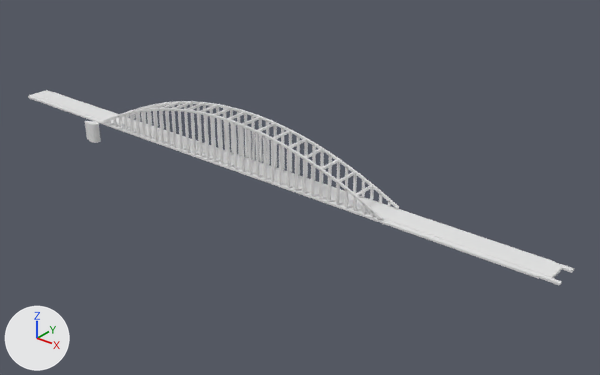
The glTF model models/europoort-rotterdam/europoort-rotterdam-dintelhavenspoorbrug/europoort-rotterdam-dintelhavenspoorbrug.glb as it was, and as the next commit left it.
Before and after are seen from a camera (50 mm lens) standing at (216.0, -231.0, 141.0) and looking at (23.0, 10.0, -8.0). The lights are fixed; the arrows at lower left show +X, +Y and +Z. The picture after the commit comes second. Where no turn or scale is listed for an object, it has been applied to the vertices.

Before the edit, the objects in view are built like this:
```python
me_boog = bpy.data.meshes.new('boog')
me_boog.from_pydata(...)  # 920 vertices, 1380 faces; spans x -81.0..73.0, y 5.0..6.0, z 0.0..21.0
me_boog_2 = bpy.data.meshes.new('boog 2')
me_boog_2.from_pydata(...)  # 920 vertices, 1380 faces; spans x -81.0..73.0, y -6.0..-5.0, z 0.0..21.0
me_dek = bpy.data.meshes.new('dek')
me_dek.from_pydata(...)  # 64 vertices, 124 faces; spans x -140.0..140.0, y -6.0..6.0, z -1.0..0.0
me_windverband = bpy.data.meshes.new('windverband')
me_windverband.from_pydata(...)  # 144 vertices, 216 faces; spans x -73.4..61.8, y -5.5..5.5, z 3.8..20.8
ob_building_boog = bpy.data.objects.new('building:boog', me_boog)
ob_building_boog.location = (0.0, 0.0, 0.0)
ob_building_boog_2 = bpy.data.objects.new('building:boog 2', me_boog_2)
ob_building_boog_2.location = (0.0, 0.0, 0.0)
ob_building_windverband = bpy.data.objects.new('building:windverband', me_windverband)
ob_building_windverband.location = (0.0, 0.0, 0.0)
ob_road_dek = bpy.data.objects.new('road:dek', me_dek)
ob_road_dek.location = (0.0, 0.0, 0.0)
# also in view: 'road:spoorbaan' at (0.0, 0.0, 0.0)
```
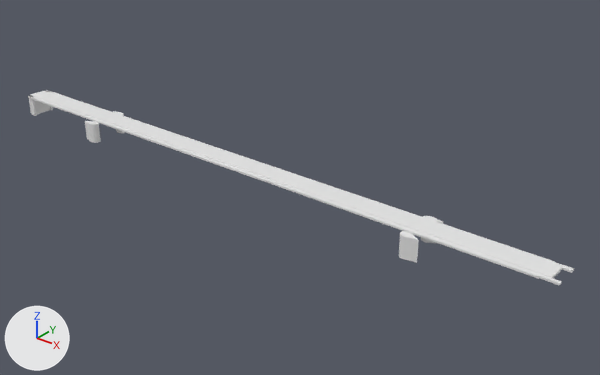
The newer file is also turned or shifted as a whole; pictures and numbers use the older file's frame.

Where the change shows, as pixel boxes (x1, y1, x2, y2) in the pictures (600 x 375 px):
'building:boog 2', deleted
    before: (103, 108, 383, 220)
'building:boog', deleted
    before: (127, 101, 399, 209)
'building:windverband', deleted
    before: (114, 101, 373, 196)
'building:pijler 4', added
    after: (399, 231, 419, 263)
'road:landhoofd', added
    after: (29, 91, 53, 116)
'building:pijler 3', added
    after: (421, 216, 443, 244)
'building:pijler 2', added
    after: (113, 111, 125, 133)

The change in detail:
Mesh me_landhoofd is new.
It has 38 vertices, 72 faces and spans x -140.3..-135.98, y -5.54..5.2, z -10.0..-0.17.
Mesh me_pijler_4 is new.
It has 1000 vertices, 1996 faces and spans x 82.5..90.46, y -9.36..-5.52, z -10.0..-0.92.
Mesh me_pijler_3 is new.
It has 806 vertices, 1608 faces and spans x 82.52..90.43, y 5.84..9.65, z -10.0..-0.92.
Mesh me_pijler_2 is new.
It has 998 vertices, 1992 faces and spans x -91.34..-83.33, y 5.67..9.51, z -10.0..-0.92.
Object 'building:boog' (ob_building_boog) is deleted.
Object 'building:boog 2' (ob_building_boog_2) is deleted.
Object 'building:windverband' (ob_building_windverband) is deleted.
Object 'road:landhoofd' (ob_road_landhoofd) is new; it shows me_landhoofd.
Its location is (0.0, 0.0, 0.0).
Object 'building:pijler 4' (ob_building_pijler_4) is new; it shows me_pijler_4.
Its location is (0.0, 0.0, 0.0).
Object 'building:pijler 3' (ob_building_pijler_3) is new; it shows me_pijler_3.
Its location is (0.0, 0.0, 0.0).
Object 'building:pijler 2' (ob_building_pijler_2) is new; it shows me_pijler_2.
Its location is (0.0, 0.0, 0.0).
